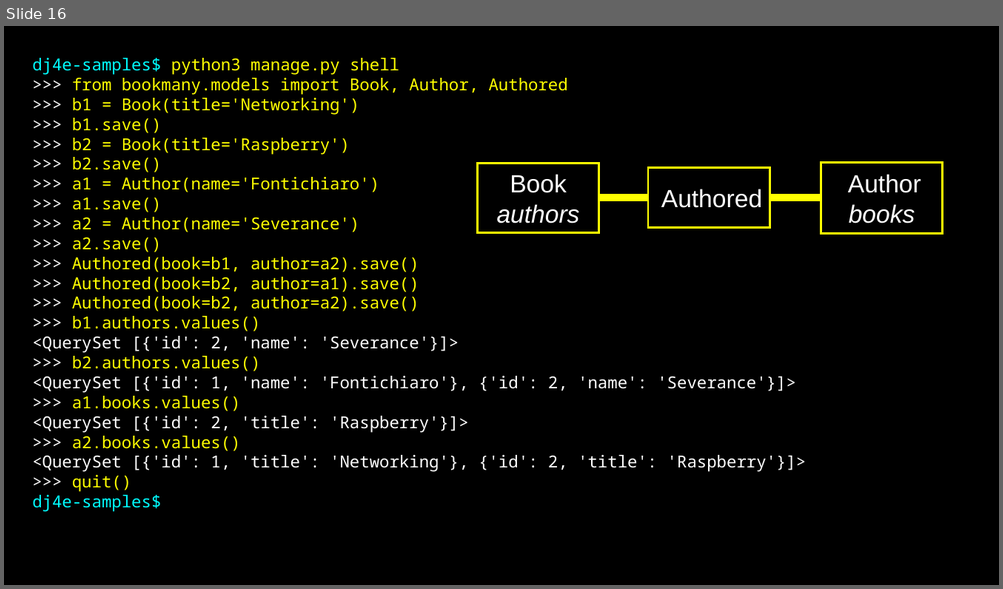
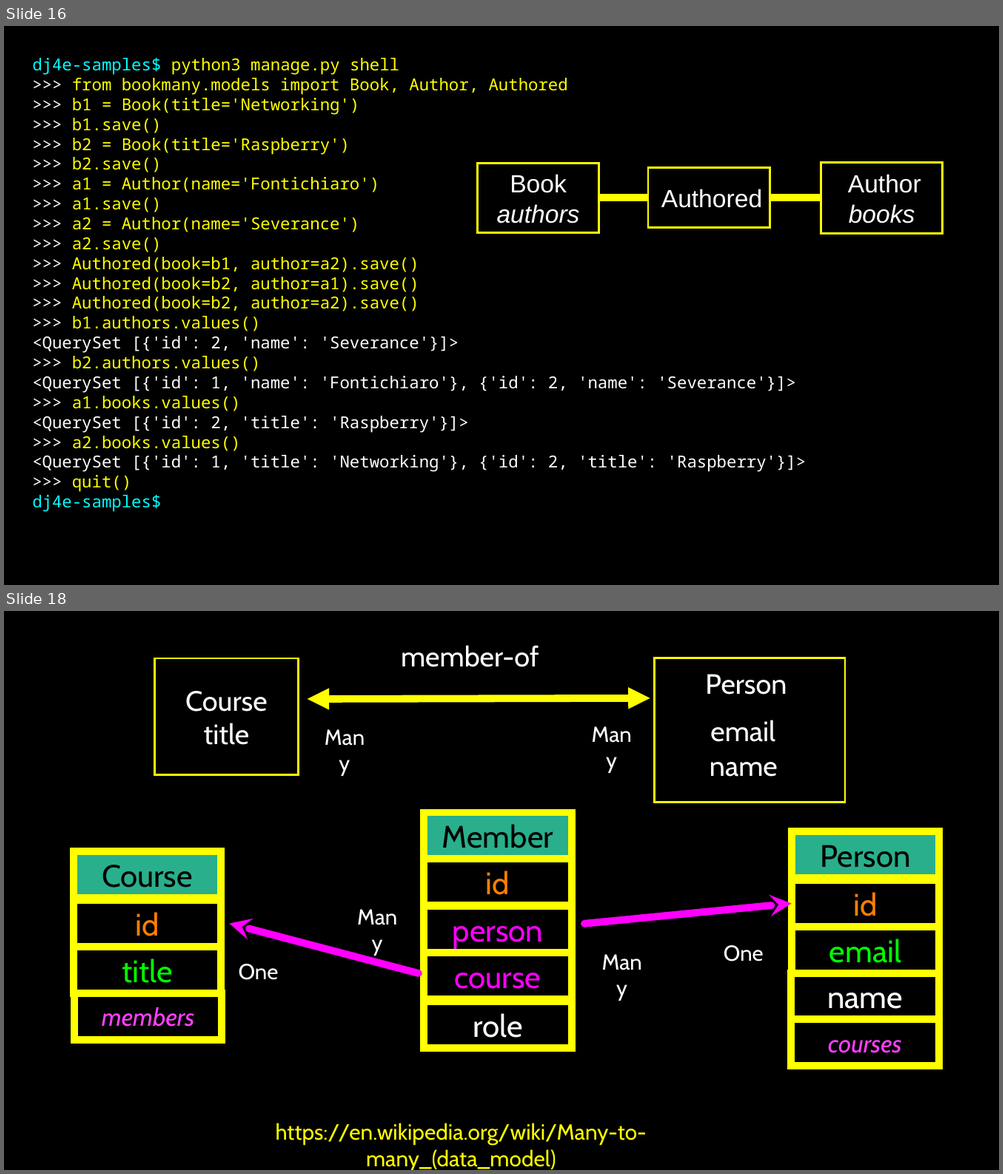
Before and after one commit to csev/dj4e, a slide deck: lectures/DJ-04-Many-To-Many.pptx. Shown one above the other, each under a label of ours: slide 16 before the commit, slides 16 and 18 after it; the slides between them are not shown. The pictures are 1003x589 and 1003x1174 pixels, drawn with LibreOffice and Linux fonts; fonts in the diff are those of the drawing. Boxes give left, top, right and bottom in pixels: in the first picture for what was removed or moved away, otherwise in the second. Text is boxed around its words. In the diff, an @@ line names an element or a change of style, - is before the commit and + after.

```diff
--- a/lectures/DJ-04-Many-To-Many.pptx
+++ b/lectures/DJ-04-Many-To-Many.pptx
@@ slide 18 added at [4,611,999,1170], background #000000 @@
@@ text added at [401,645,538,667], 27 pt, text #FFFFFF @@
+member-of
@@ rectangle added at [155,658,299,775], outline #FFFF00 2 pt @@
@@ rectangle added at [654,658,845,802], outline #FFFF00 2 pt @@
@@ text added at [705,674,786,695], 27 pt, text #FFFFFF @@
+Person
@@ text added at [185,691,267,745], 27 pt, text #FFFFFF @@
+Course
+title
@@ double arrow added from (307, 699) to (650, 698), #FFFF00 7 pt @@
@@ text added at [313,720,375,754], 21 pt, text #FFFFFF @@
+Many
@@ text added at [580,717,643,751], 21 pt, text #FFFFFF @@
+Many
@@ text added at [710,720,775,742], 27 pt, text #FFFFFF @@
+email
@@ text added at [709,762,777,777], 27 pt, text #FFFFFF @@
+name
@@ rectangle added at [424,812,572,859], fill #29AF8C, outline #FFFF00 7 pt, 30 pt, text #000000 @@
+Member
@@ rectangle added at [791,832,939,878], fill #29AF8C, outline #FFFF00 7 pt, 30 pt, text #000000 @@
+Person
@@ rectangle added at [74,851,221,897], fill #29AF8C, outline #FFFF00 7 pt, 30 pt, text #000000 @@
+Course
@@ rectangle added at [424,860,572,906], outline #FFFF00 7 pt, 30 pt, text #FF7F00 @@
+id
@@ rectangle added at [791,880,939,926], outline #FFFF00 7 pt, 30 pt, text #FF7F00 @@
+id
@@ rectangle added at [74,900,221,947], outline #FFFF00 7 pt, 30 pt, text #FF7F00 @@
+id
@@ text added at [347,900,408,934], 21 pt, text #FFFFFF @@
+Many
@@ rectangle added at [424,906,572,953], outline #FFFF00 7 pt, 30 pt, text #FF00FF @@
+person
@@ arrow added from (584, 923) to (791, 903), #FF00FF 7 pt @@
@@ arrow added from (419, 974) to (229, 923), #FF00FF 7 pt @@
@@ rectangle added at [791,927,939,974], outline #FFFF00 7 pt, 30 pt, text #00FF00 @@
+email
@@ rectangle added at [74,947,221,993], outline #FFFF00 7 pt, 30 pt, text #00FF00 @@
+title
@@ text added at [239,964,279,980], 21 pt, text #FFFFFF @@
+One
@@ rectangle added at [424,953,572,999], outline #FFFF00 7 pt, 30 pt, text #FF00FF @@
+course
@@ text added at [723,945,763,962], 21 pt, text #FFFFFF @@
+One
@@ rectangle added at [791,974,939,1020], outline #FFFF00 7 pt, 30 pt, text #FFFFFF @@
+name
@@ rectangle added at [74,994,222,1040], outline #FFFF00 7 pt, 24 pt, text #FF40FF, italic @@
+members
@@ rectangle added at [424,1002,572,1048], outline #FFFF00 7 pt, 30 pt, text #FFFFFF @@
+role
@@ rectangle added at [791,1020,939,1066], outline #FFFF00 7 pt, 24 pt, text #FF40FF, italic @@
+courses
@@ text added at [276,1123,646,1170], 21.3 pt, text #FFFF00 @@
+https://en.wikipedia.org/wiki/Many-to-many_(data_model)
@@ text added at [366,1150,556,1170], 21 pt, text #FFFFFF @@
+Many
```
Also in this commit, not shown: 1 slide changed, 16 other slides added.
